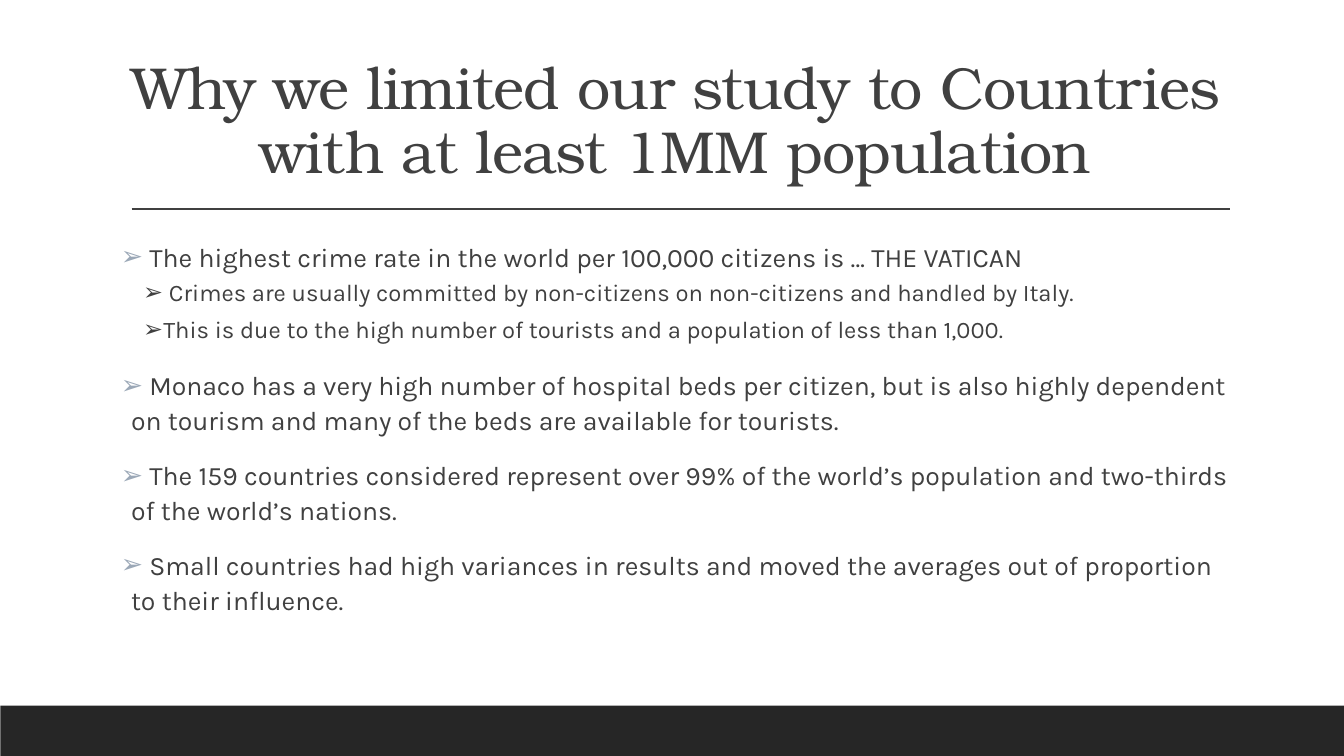
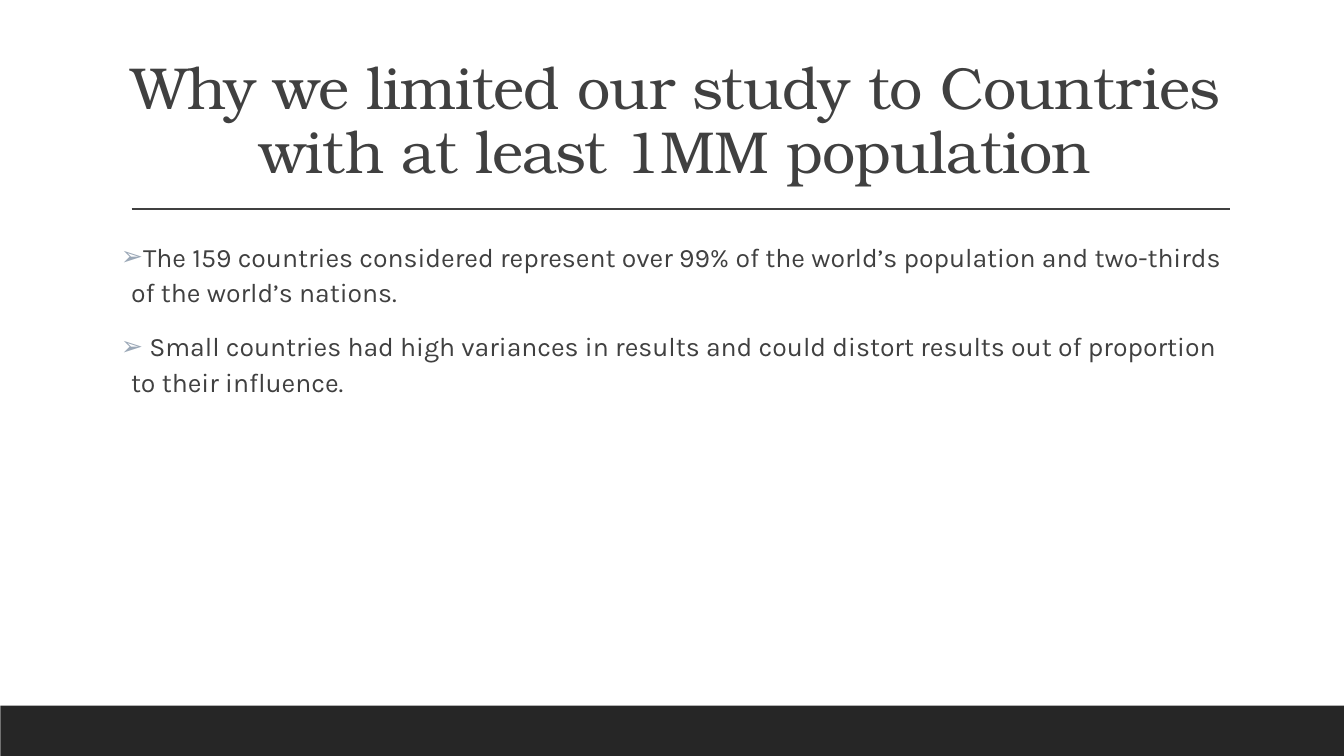
Before and after one commit to mdpickett2/pushnpull, a slide deck: slide 4 of Health and Socio-Economic Factors.pptx (slide 10 before the commit). Drawn at 1344x756 pixels with LibreOffice and Linux fonts; fonts in the diff are those of the drawing. Boxes give left, top, right and bottom in pixels: in the first picture for what was removed or moved away, otherwise in the second. Text is boxed around its words. In the diff, an @@ line names an element or a change of style, - is before the commit and + after.

```diff
--- a/Health and Socio-Economic Factors.pptx
+++ b/Health and Socio-Economic Factors.pptx
@@ text at (131, 248, 1226, 437): paragraphs removed @@
-➢ The highest crime rate in the world per 100,000 citizens is … THE VATICAN
-  ➢ Crimes are usually committed by non-citizens on non-citizens and handled by Italy.
-  ➢ This is due to the high number of tourists and a population of less than 1,000.
-➢ Monaco has a very high number of hospital beds per citizen, but is also highly dependent on tourism and many of the beds are available for tourists.
@@ text at (131, 337, 1216, 393): text changed @@
-➢ Small countries had high variances in results and moved the averages out of proportion to their influence.
+➢ Small countries had high variances in results and could distort results out of proportion to their influence.
```
Also in this commit, not shown: 14 other slides changed, 11 slides added, 11 slides removed, 3 other files.
